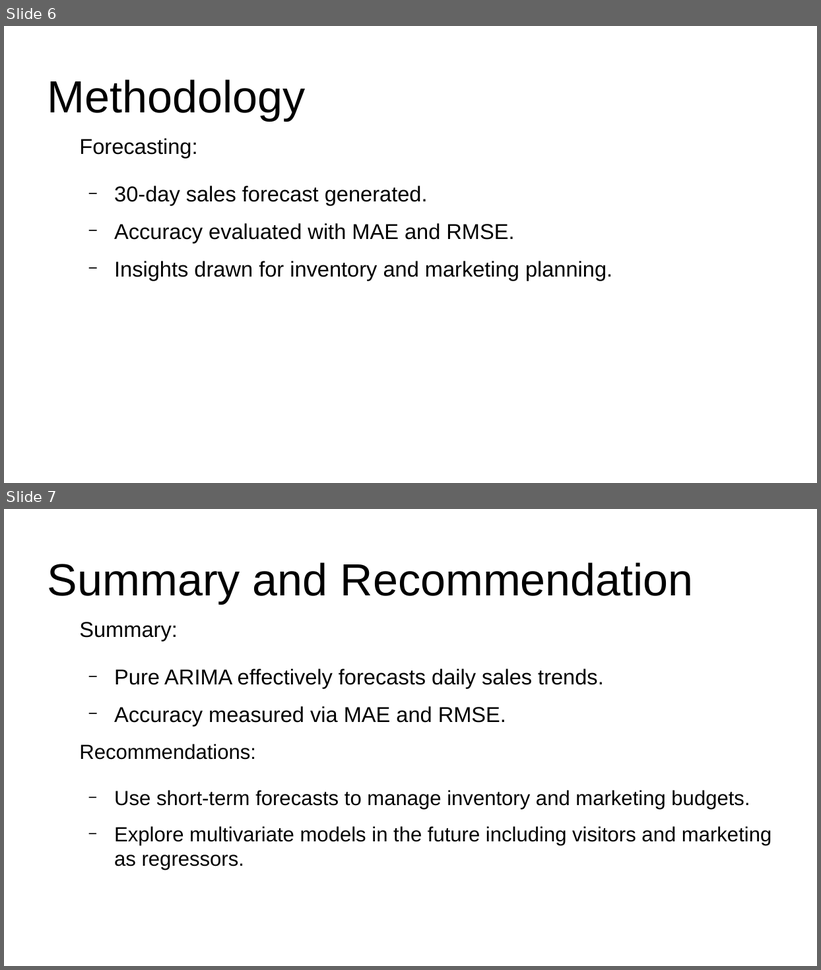
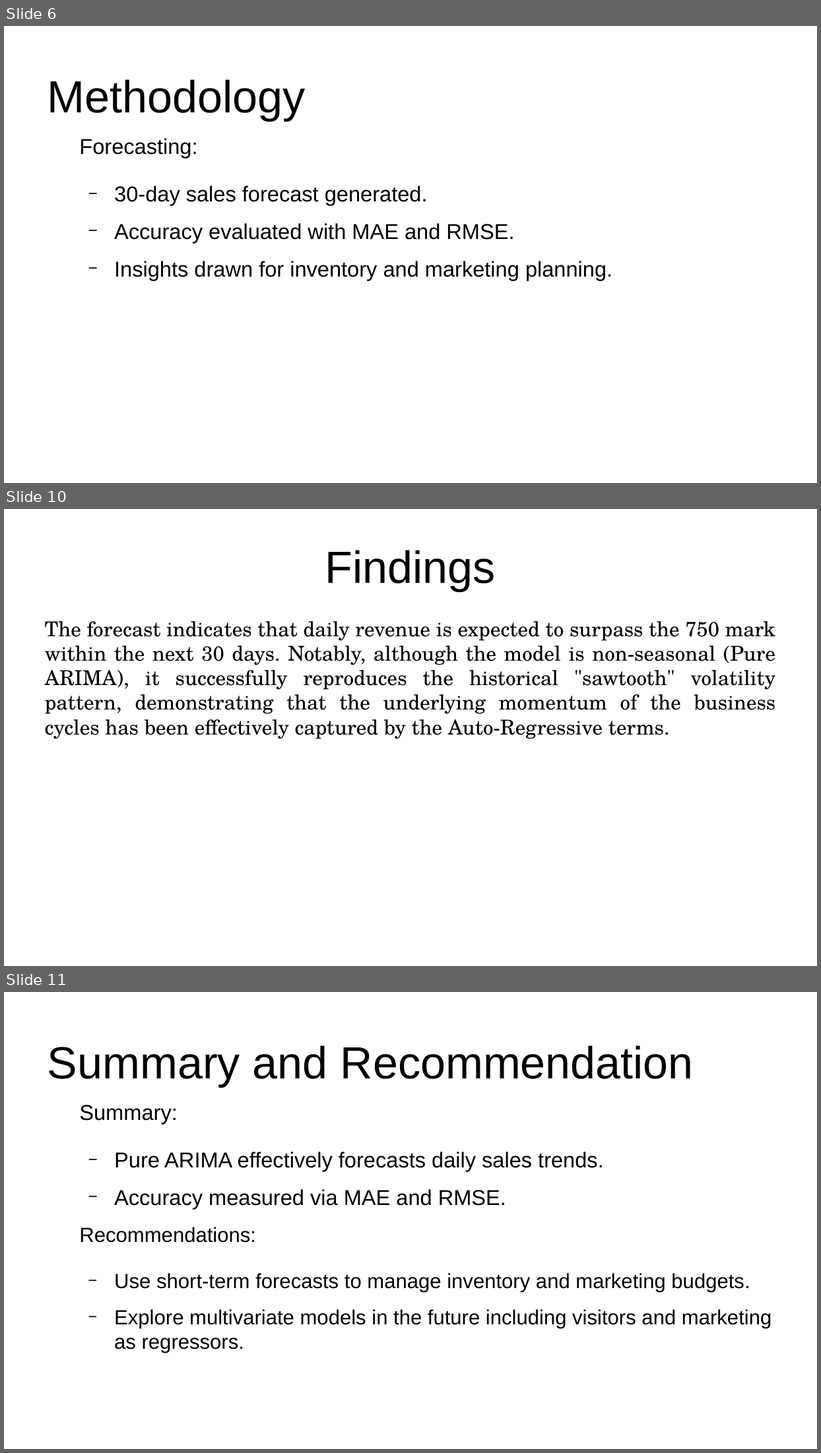
Before and after one commit to AlieeLinux/stop-statistic-casestudy-geez, a slide deck: CASESTUDY_PRESENTATIONE.odp. Shown one above the other, each under a label of ours: slides 6 and 7 before the commit, slides 6, 10 and 11 after it; the slides between them are not shown. The pictures are 821x970 and 821x1453 pixels, drawn with LibreOffice and Linux fonts; fonts in the diff are those of the drawing. Boxes give left, top, right and bottom in pixels: in the first picture for what was removed or moved away, otherwise in the second. Text is boxed around its words. In the diff, an @@ line names an element or a change of style, - is before the commit and + after.

```diff
--- a/CASESTUDY_PRESENTATIONE.odp
+++ b/CASESTUDY_PRESENTATIONE.odp
@@ slide 10 added at [4, 509, 817, 966], background #FFFFFF @@
@@ title added at [325, 550, 496, 591], 44 pt, text #000000 @@
+Findings
@@ text added at [45, 621, 776, 739], 20 pt, text #000000 @@
+The forecast indicates that daily revenue is expected to surpass the 750 mark within the next 30 days. Notably, although the model is non-seasonal (Pure ARIMA), it successfully reproduces the historical "sawtooth" volatility pattern, demonstrating that the underlying momentum of the business cycles has been effectively captured by the Auto-Regressive terms.
@@ what was slide 7 is now slide 11 @@
```
Also in this commit, not shown: 5 other slides added, 1 slide removed.
